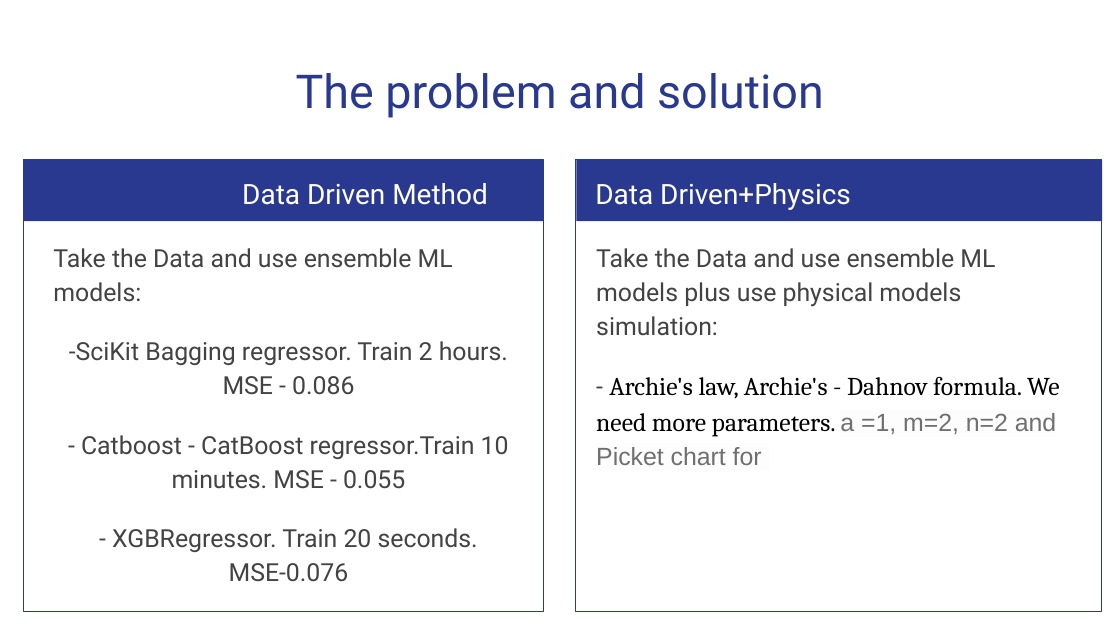
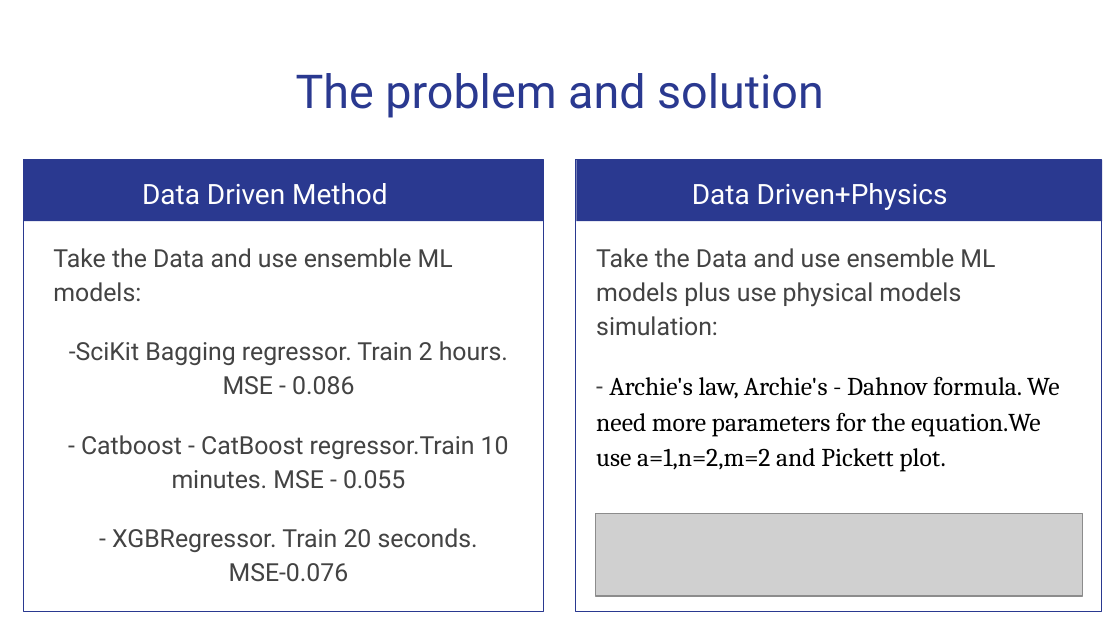
Before and after one commit to TVI-BIZ/arm_2020_inter_well, a slide deck: slide 2 of AI_Berserkers_AI_saturation_map.pptx. Drawn at 1120x630 pixels with LibreOffice and Linux fonts; fonts in the diff are those of the drawing; grey boxes stand for pictures. Boxes give left, top, right and bottom in pixels: in the first picture for what was removed or moved away, otherwise in the second. Text is boxed around its words. In the diff, an @@ line names an element or a change of style, - is before the commit and + after.

Commit message:
final_presentation

```diff
--- a/AI_Berserkers_AI_saturation_map.pptx
+++ b/AI_Berserkers_AI_saturation_map.pptx
@@ text "Data Driven Method": place and size @@
-text "Data Driven Method" at [242, 183, 488, 205]
+text "Data Driven Method" at [142, 183, 388, 205]
@@ text "Data Driven+Physics": place and size @@
-text "Data Driven+Physics" at [595, 183, 851, 210]
+text "Data Driven+Physics" at [692, 183, 948, 210]
@@ text at [596, 376, 1060, 472]: text changed @@
-- Archie's law, Archie's - Dahnov formula. We need more parameters. a =1, m=2, n=2 and Picket chart for
+- Archie's law, Archie's - Dahnov formula. We need more parameters for the equation.We use a=1,n=2,m=2 and Pickett plot.
@@ picture added at [595, 513, 1082, 596] @@
```
Also in this commit, not shown: 1 other slide changed, 1 slide added, 1 other file.
